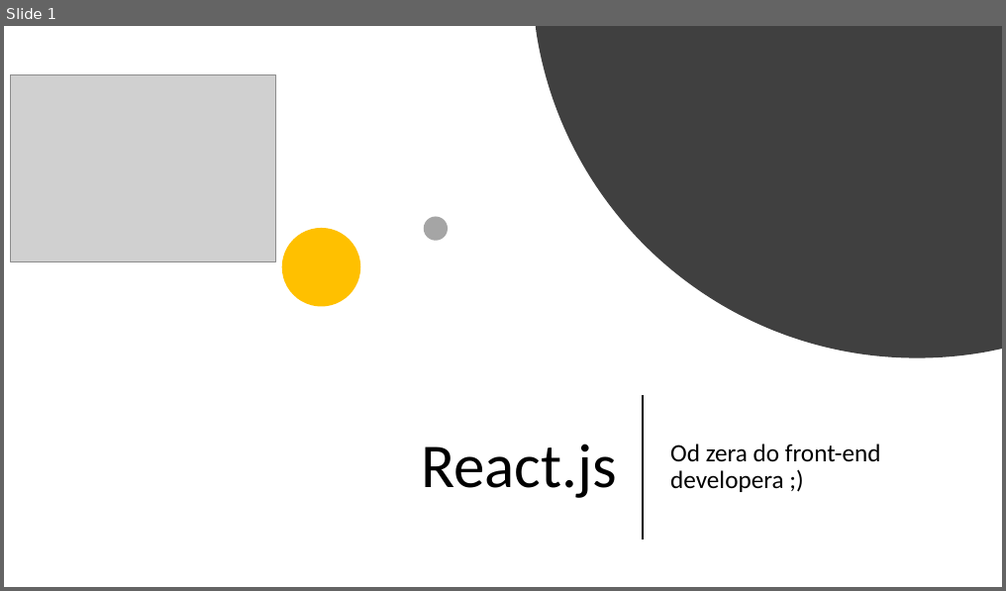
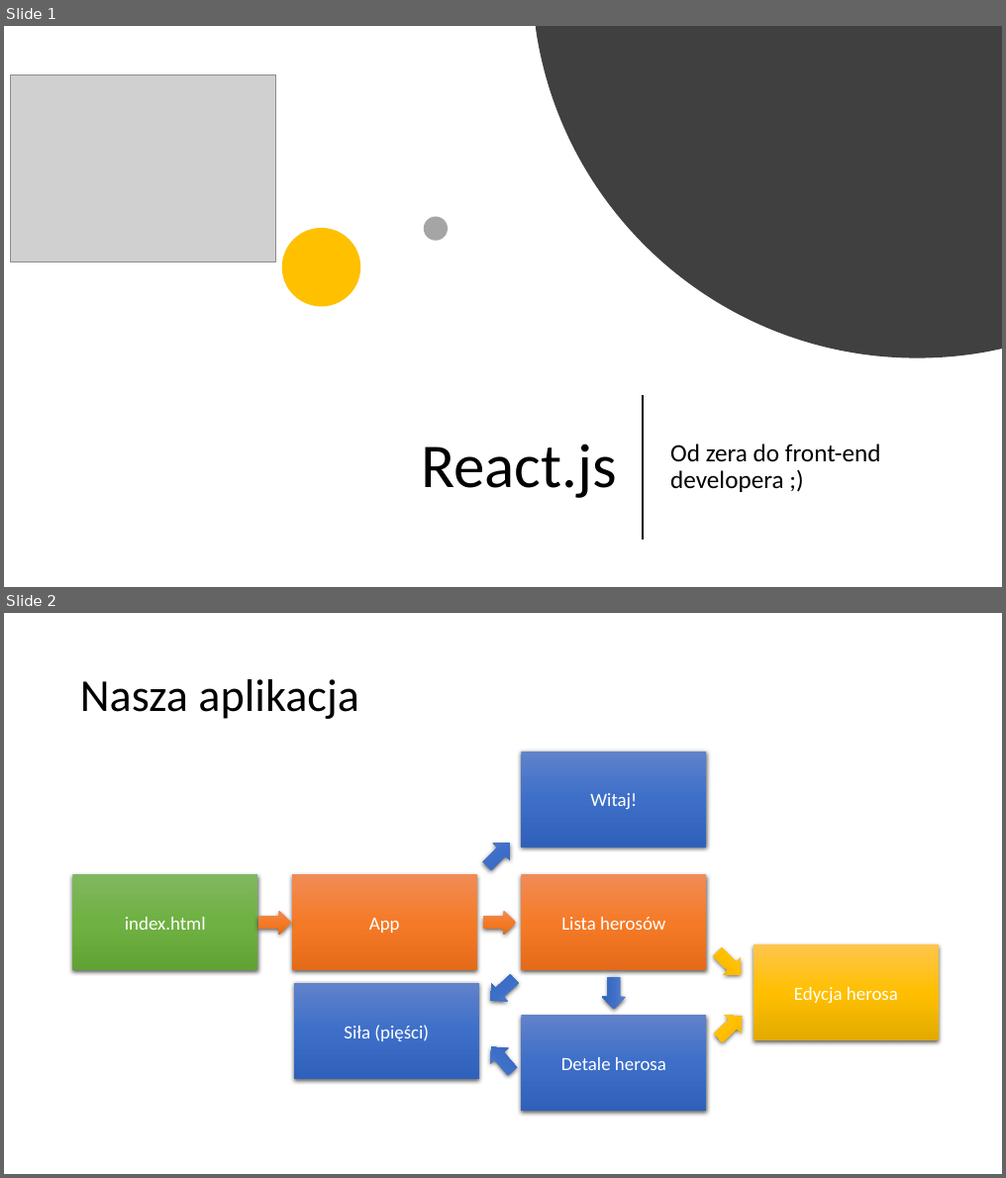
Before and after one commit to VadimPeczynski/React-Workshop, a slide deck: 2/presentation/React 2.pptx. Shown one above the other, each under a label of ours: slide 1 before the commit, slides 1 and 2 after it. The pictures are 1006x591 and 1006x1178 pixels, drawn with LibreOffice and Linux fonts; fonts in the diff are those of the drawing; grey boxes stand for pictures. Boxes give left, top, right and bottom in pixels: in the first picture for what was removed or moved away, otherwise in the second. Text is boxed around its words. In the diff, an @@ line names an element or a change of style, - is before the commit and + after.

Commit message:
Improvement for presentation for Workshop 2

```diff
--- a/2/presentation/React 2.pptx
+++ b/2/presentation/React 2.pptx
@@ slide 2 added at bbox=[4, 613, 1002, 1174], background #FFFFFF @@
@@ title added at bbox=[80, 679, 359, 719], 44 pt, text #000000 @@
+Nasza aplikacja
@@ rectangle added at bbox=[522, 752, 706, 848], fill gradient #6183CB to #3E70CA to #3062BB, 18 pt, text #FFFFFF @@
+Witaj!
@@ right arrow added at bbox=[478, 835, 519, 874], fill gradient #6183CB to #3E70CA to #3062BB @@
@@ rectangle added at bbox=[73, 875, 257, 970], fill gradient #81B861 to #6FB242 to #62A336, 18 pt, text #FFFFFF @@
+index.html
@@ rectangle added at bbox=[292, 875, 477, 970], fill gradient #F18C57 to #F67B28 to #E56C19, 18 pt, text #FFFFFF @@
+App
@@ rectangle added at bbox=[522, 875, 706, 970], fill gradient #F18C57 to #F67B28 to #E56C19, 18 pt, text #FFFFFF @@
+Lista herosów
@@ right arrow added at bbox=[258, 911, 291, 935], fill gradient #F18C57 to #F67B28 to #E56C19 @@
@@ right arrow added at bbox=[484, 911, 516, 935], fill gradient #F18C57 to #F67B28 to #E56C19 @@
@@ right arrow added at bbox=[709, 944, 748, 983], fill gradient #FFC64B to #FFC000 to #E3AB00 @@
@@ rectangle added at bbox=[753, 946, 939, 1042], fill gradient #FFC64B to #FFC000 to #E3AB00, 18 pt, text #FFFFFF @@
+Edycja herosa
@@ rectangle added at bbox=[294, 983, 478, 1079], fill gradient #6183CB to #3E70CA to #3062BB, 18 pt, text #FFFFFF @@
+Siła (pięści)
@@ right arrow added at bbox=[483, 969, 523, 1009], fill gradient #6183CB to #3E70CA to #3062BB @@
@@ right arrow added at bbox=[602, 977, 626, 1009], fill gradient #6183CB to #3E70CA to #3062BB @@
@@ rectangle added at bbox=[522, 1016, 706, 1112], fill gradient #6183CB to #3E70CA to #3062BB, 18 pt, text #FFFFFF @@
+Detale herosa
@@ right arrow added at bbox=[710, 1007, 749, 1047], fill gradient #FFC64B to #FFC000 to #E3AB00 @@
@@ right arrow added at bbox=[482, 1039, 522, 1079], fill gradient #6183CB to #3E70CA to #3062BB @@
```
